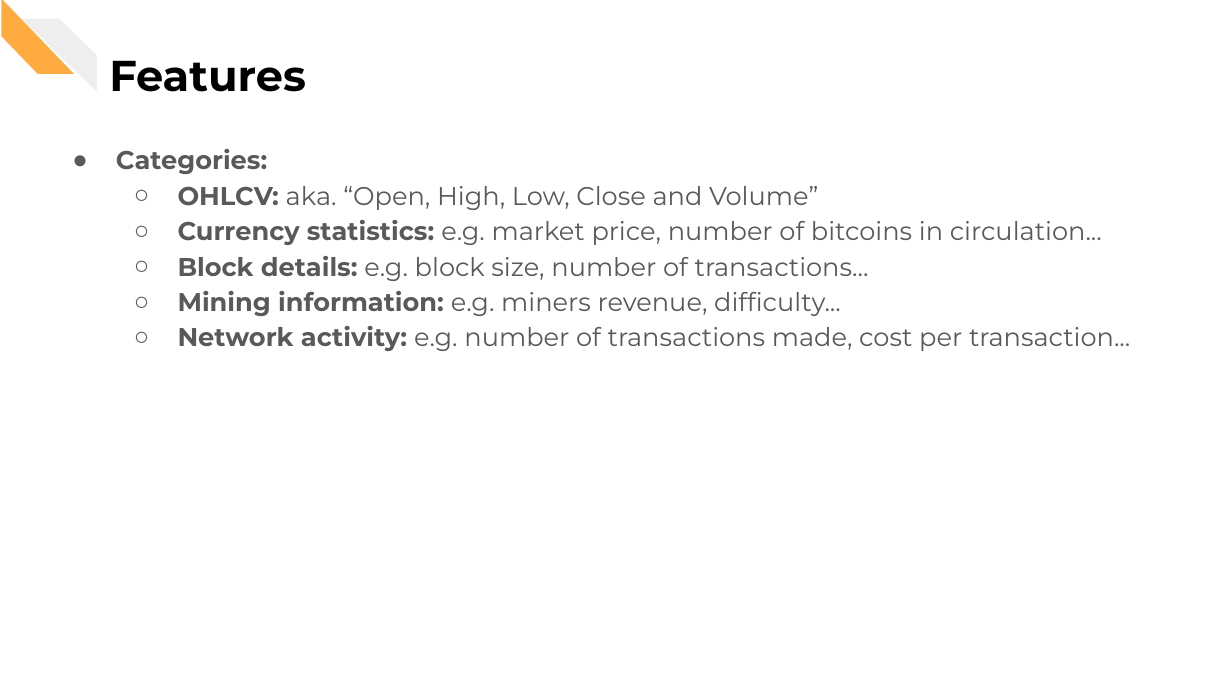
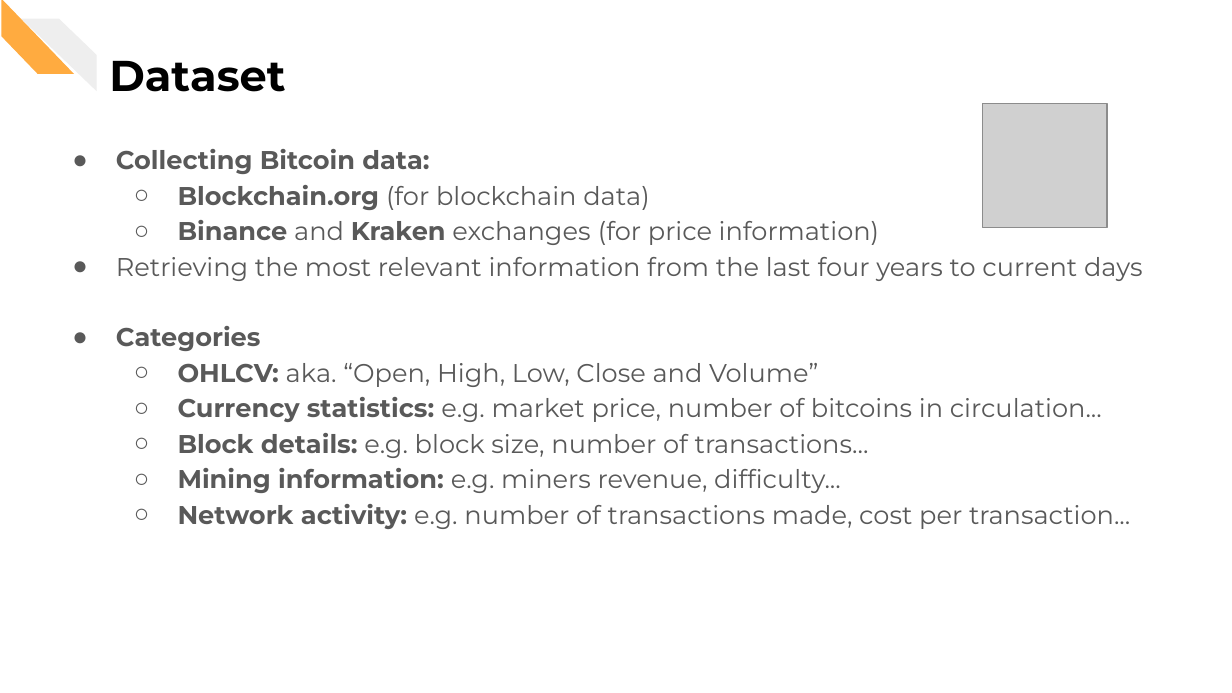
Before and after one commit to CorsiDanilo/bitcoin-price-prediction-with-pyspark, a slide deck: slide 10 of presentation/presentation.pptx. Drawn at 1232x693 pixels with LibreOffice and Linux fonts; fonts in the diff are those of the drawing; grey boxes stand for pictures. Boxes give left, top, right and bottom in pixels: in the first picture for what was removed or moved away, otherwise in the second. Text is boxed around its words. In the diff, an @@ line names an element or a change of style, - is before the commit and + after.

```diff
--- a/presentation/presentation.pptx
+++ b/presentation/presentation.pptx
@@ title at (109, 60, 285, 92): text changed @@
-Features
+Dataset
@@ picture added at (983, 103, 1108, 228) @@
@@ text at (116, 149, 1143, 351): text changed; bold off @@
-● Categories:
+● Collecting Bitcoin data:
+  ○ Blockchain.org (for blockchain data)
+  ○ Binance and Kraken exchanges (for price information)
+● Retrieving the most relevant information from the last four years to current days
+● Categories
```
Also in this commit, not shown: 12 other slides changed, 1 slide added, 14 other files.
